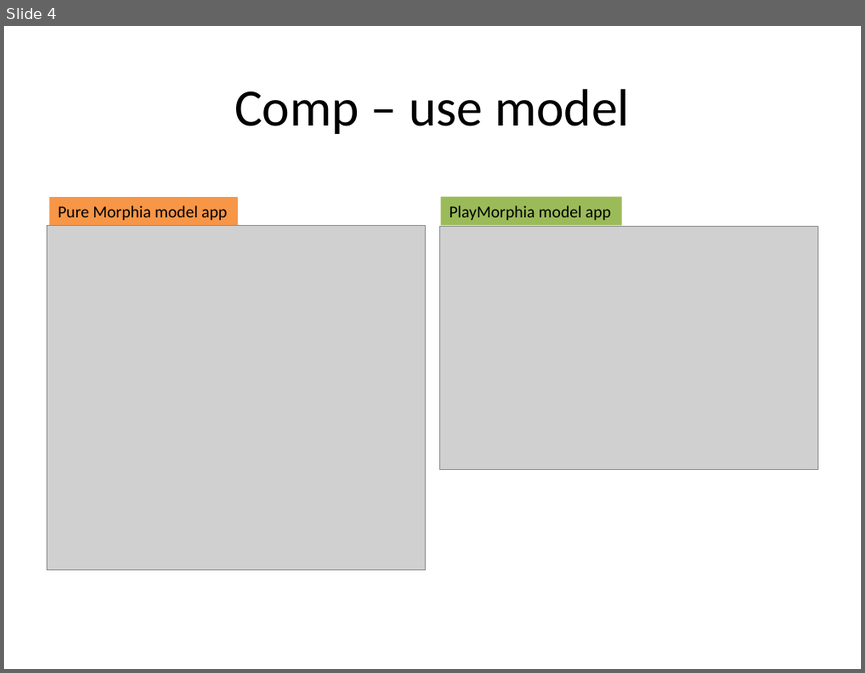
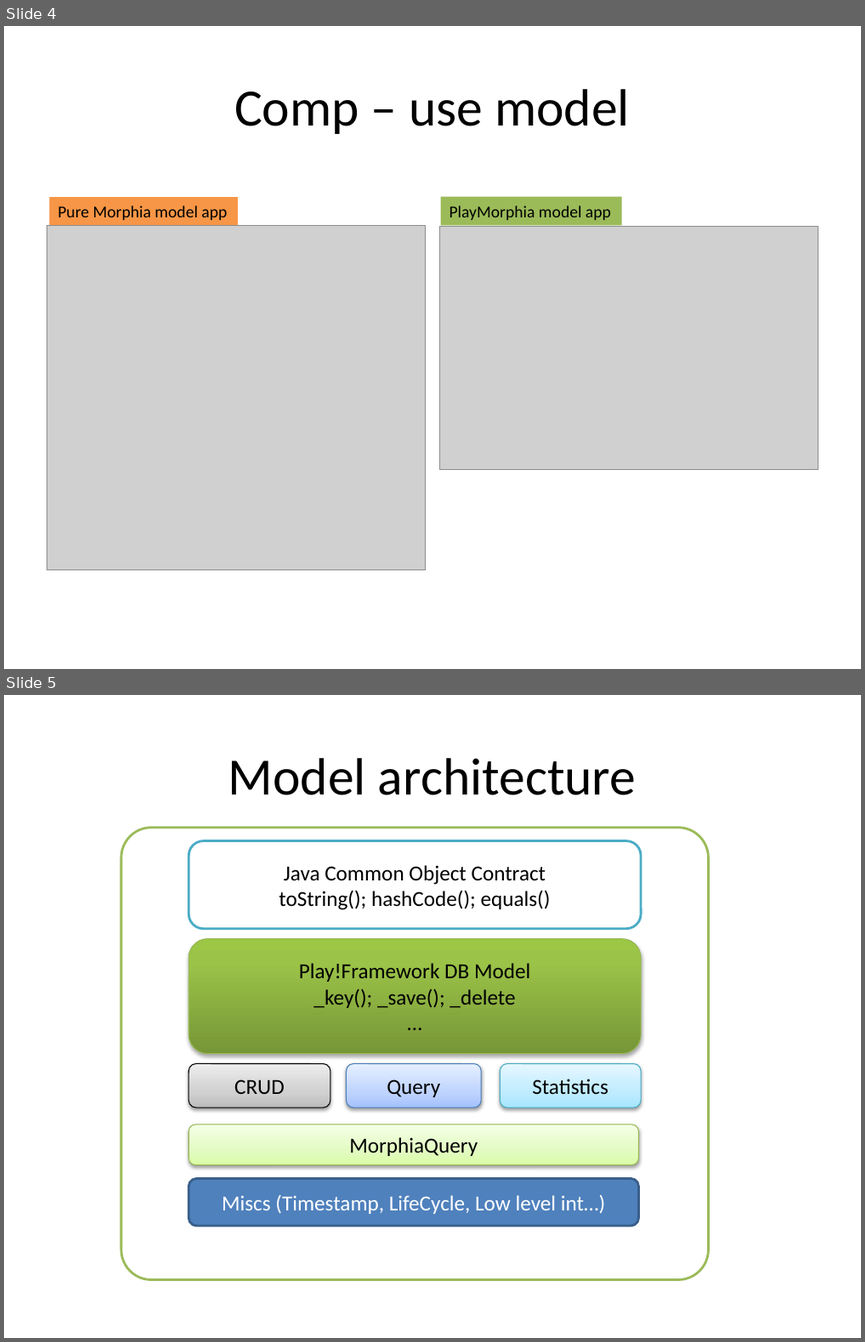
Before and after one commit to BlackLabs/play-morphia, a slide deck: documentation/images.pptx. Shown one above the other, each under a label of ours: slide 4 before the commit, slides 4 and 5 after it. The pictures are 865x673 and 865x1342 pixels, drawn with LibreOffice and Linux fonts; fonts in the diff are those of the drawing; grey boxes stand for pictures. Boxes give left, top, right and bottom in pixels: in the first picture for what was removed or moved away, otherwise in the second. Text is boxed around its words. In the diff, an @@ line names an element or a change of style, - is before the commit and + after.

Commit message:
Report exception when @Embedded annotation found on model classes; document updates

```diff
--- a/documentation/images.pptx
+++ b/documentation/images.pptx
@@ slide 5 added at bbox=[4, 695, 861, 1338], background #FFFFFF @@
@@ title added at bbox=[228, 758, 636, 795], 44 pt, text #000000 @@
+Model architecture
@@ rounded rectangle added at bbox=[121, 828, 709, 1280], fill #FFFFFF, outline #9BBB59 2 pt @@
@@ rounded rectangle added at bbox=[189, 840, 642, 928], fill #FFFFFF, outline #4BACC6 2 pt, 18 pt, text #000000 @@
+Java Common Object Contract
+toString(); hashCode(); equals()
@@ rounded rectangle added at bbox=[189, 938, 642, 1053], fill gradient #779737 to #9BC348 to #9DC746, outline #98B955 0.75 pt, 18 pt, text #000000 @@
+Play!Framework DB Model
+_key(); _save(); _delete
+…
@@ rounded rectangle added at bbox=[189, 1063, 330, 1107], fill gradient #BDBDBD to #D1D1D1 to #EEEEEE, outline #000000 0.75 pt, 18 pt, text #000000 @@
+CRUD
@@ rounded rectangle added at bbox=[346, 1063, 480, 1107], fill gradient #A4C4FF to #BFD4FF to #E6EEFF, outline #4B7EBC 0.75 pt, 18 pt, text #000000 @@
+Query
@@ rounded rectangle added at bbox=[500, 1063, 641, 1107], fill gradient #A7E6FF to #C1EDFF to #E7F8FF, outline #46AAC5 0.75 pt, 18 pt, text #000000 @@
+Statistics
@@ rounded rectangle added at bbox=[189, 1124, 639, 1164], fill gradient #DAFDA7 to #E4FCC2 to #F5FFE7, outline #98B955 0.75 pt, 18 pt, text #000000 @@
+MorphiaQuery
@@ rounded rectangle added at bbox=[189, 1179, 639, 1225], fill #4F81BD, outline #3A5F8C 2 pt, 18 pt, text #FFFFFF @@
+Miscs (Timestamp, LifeCycle, Low level int…)
```
Also in this commit, not shown: 5 other files.
